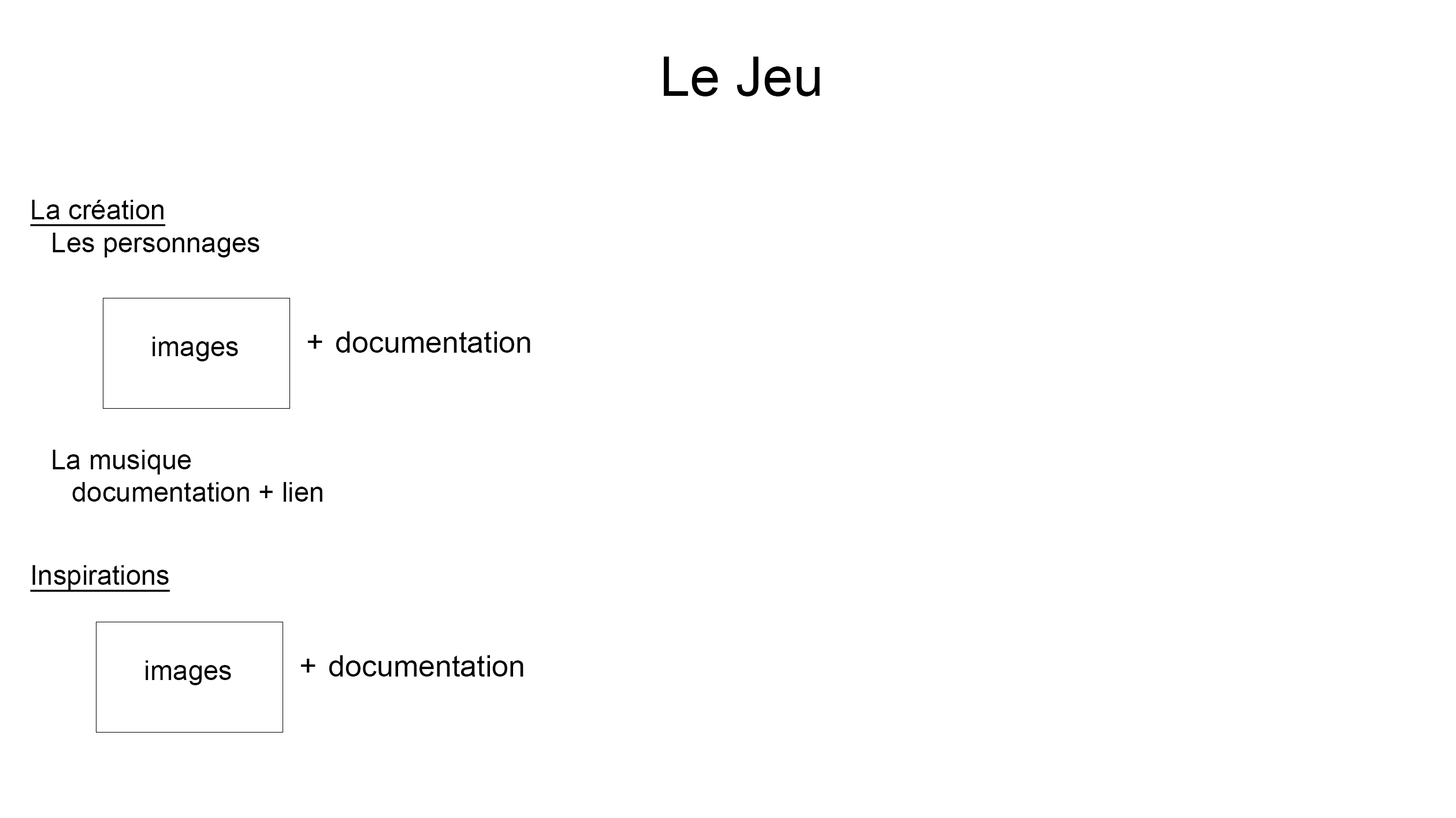
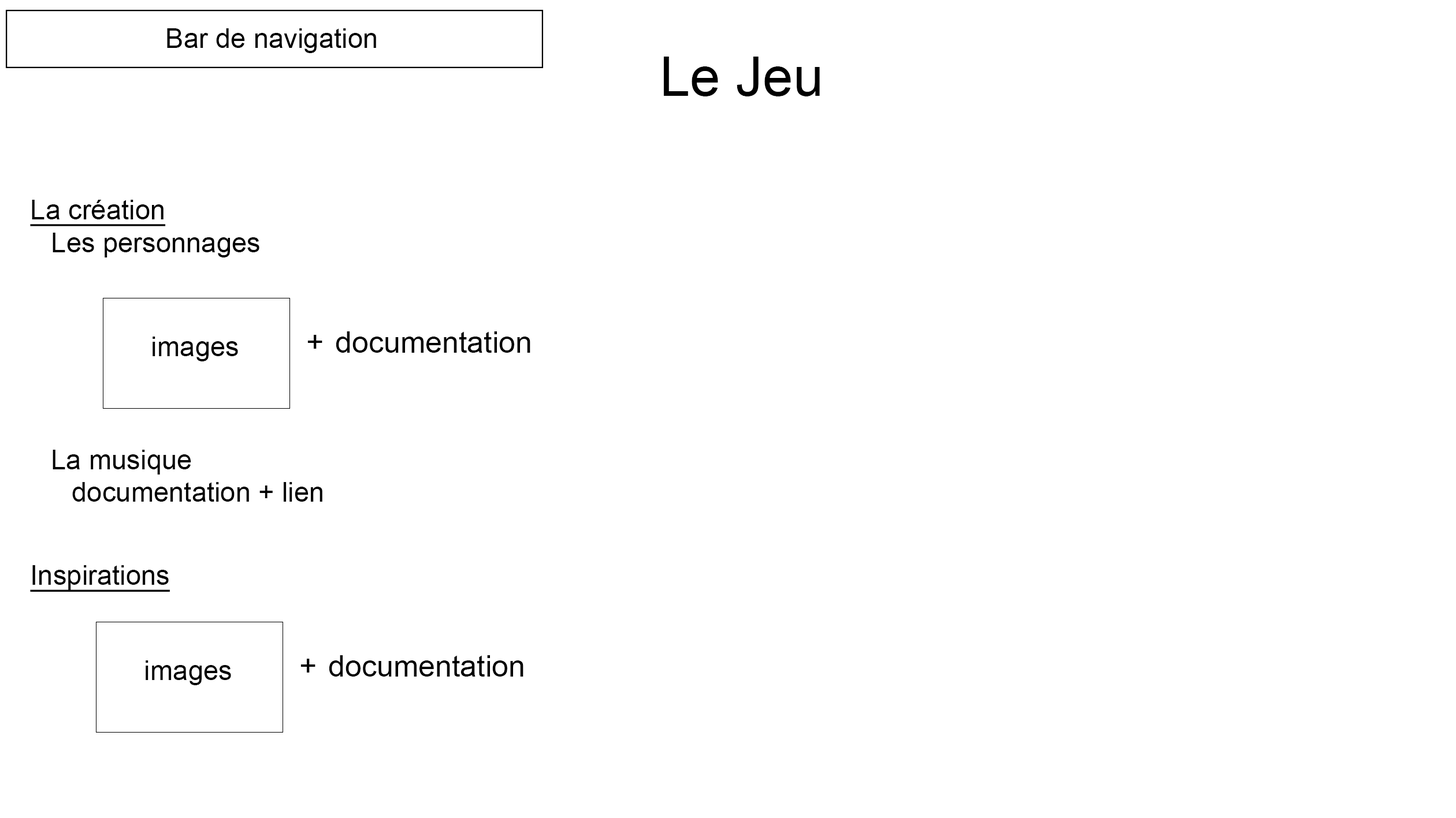
Two versions of the same layered image (1456px x 818px). Layer-by-layer changes:
added group "bar de navigation" with 2 layers above "inspiration" over [5, 9, 543, 69]
added layer "Bar de navigation" in group "bar de navigation" over [166, 28, 377, 54]
added layer "Rectangle 2" in group "bar de navigation" over [5, 9, 543, 69]
